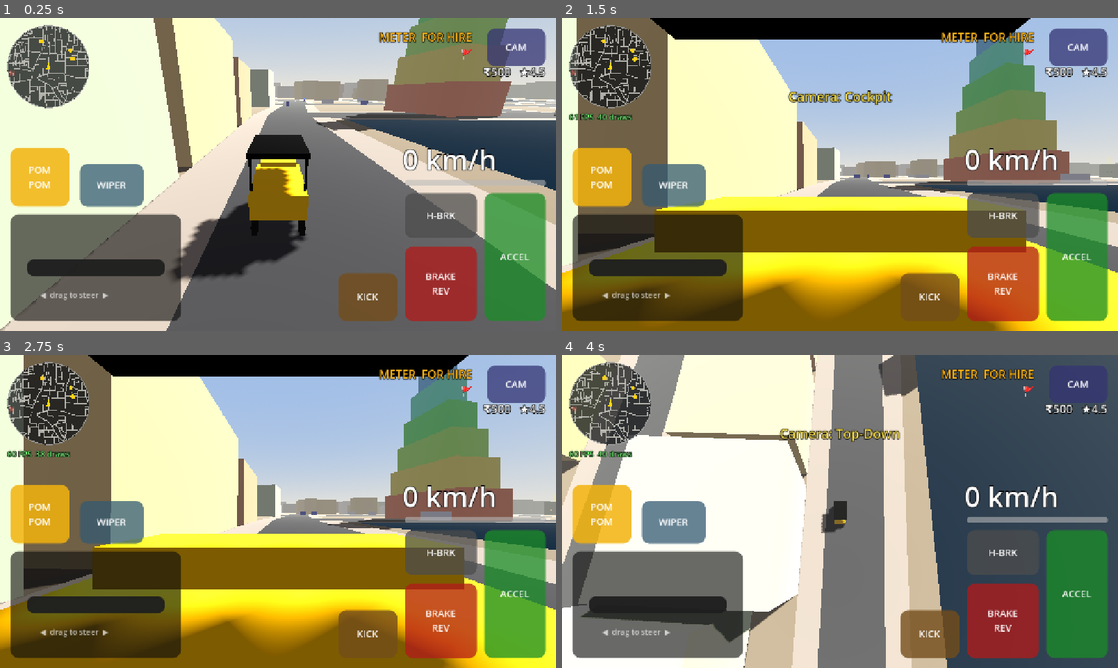
Above: before the commit, frames 1-4 (two rows, left to right).
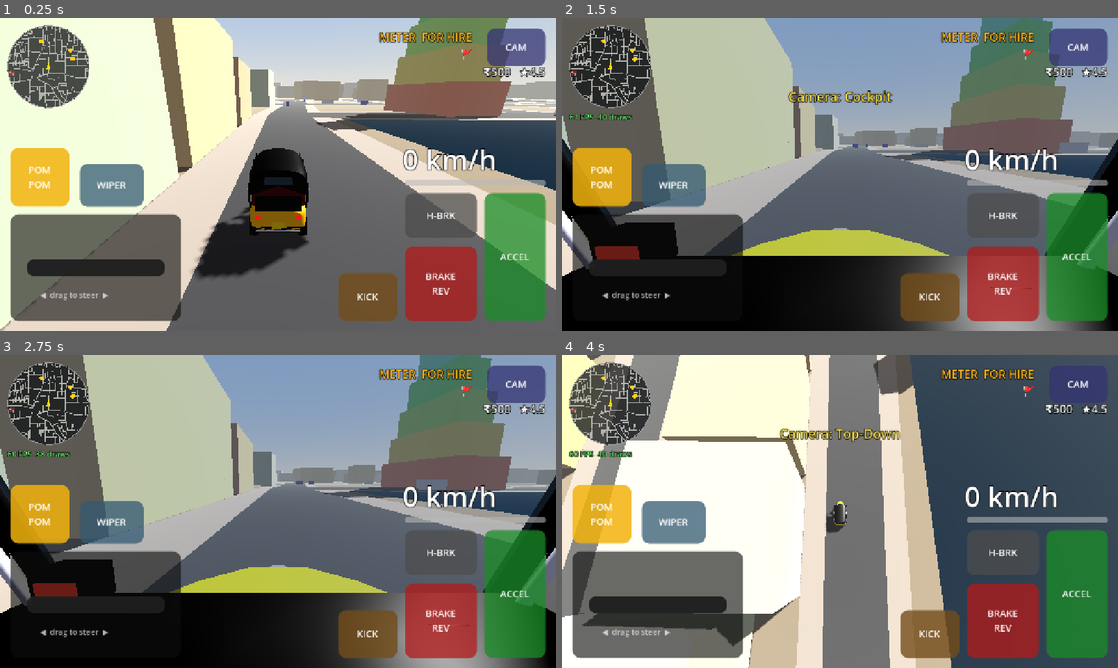
Above: after the commit, the same moments.

Repository: DavidRajPaul/Auto-Simulator-Game-GoDot
Game: Godot game, scene res://scenes/main_chennai.tscn
The game is run twice, just before and just after one commit, with the same random seed, the same clock (stepped at 60 frames per second) and the same inputs.
Inputs (mouse positions are in pixels of both pictures, inside the frame that each line leads up to):
- Up to frame 1 (0.25 s): no input
- Up to frame 2 (1.5 s): move the mouse to (962, 158) at 0.52 s; hold D (steer_right) 0.53-1.25 s; tap C (camera_cycle) at 0.6 s; click (962, 158) at 0.67 s; drag from (728, 190) to (812, 237) at 1.27 s
- Up to frame 3 (2.75 s): move the mouse to (333, 442) at 2.02 s; hold D (steer_right) from 2.03 s (still down); tap K (kick_start) at 2.1 s
- Up to frame 4 (4 s): release D (steer_right) at 2.75 s; drag from (812, 574) to (673, 464) at 2.77 s; move the mouse to (1006, 558) at 3.52 s; hold A (steer_left) from 3.53 s (still down); tap C (camera_cycle) at 3.6 s

The runs differ from the first frame. In frame 1, 3.9% of the frame differs, in the area x 1-100%, y 0-98%; in frame 2, 81%; in frame 3, 82%, in the area x 0-100%, y 0-100%; in frame 4, 5.3%.

Commit message:
feat(art): procedural Bajaj RE auto model (Chennai yellow & black)
- MeshKit: tiny vertex-coloured procedural modelling kit (lofts, lathes, tubes, arcs)
- AutoRickshawModel: tapered snout with headlamp & chrome bumper, tub with skirt,
  black canvas hood, windscreen, pillars & grab rails, maroon bench, handlebar,
  mirrors, fare meter box, mudguards, tail lamps; 3 surfaces, ~1.5k tris
- WheelModel: tyres + chrome hubs, front leading-link fork & mudguard that steer
- Collision box matched to the new body; cockpit camera looks down at the bars
- Test: player auto <= 6,500 triangles

Co-Authored-By: Claude Opus 5.5 <noreply@anthropic.com>
Claude-Session: https://claude.ai/code/session_01NZmjcP87RjyuMBvBCQaTLX

Diff:
--- a/scenes/vehicles/auto_rickshaw.tscn
+++ b/scenes/vehicles/auto_rickshaw.tscn
@@ -3,42 +3,11 @@
 [ext_resource type="Script" path="res://scripts/vehicle/AutoRickshawController.gd" id="1"]
 [ext_resource type="Resource" path="res://data/vehicles/Bajaj_RE_4S.tres" id="2"]
 [ext_resource type="Script" path="res://scripts/vehicle/VehicleAudio.gd" id="3"]
+[ext_resource type="Script" path="res://scripts/vehicle/AutoRickshawModel.gd" id="4"]
+[ext_resource type="Script" path="res://scripts/vehicle/WheelModel.gd" id="5"]
 
 [sub_resource type="BoxShape3D" id="Shape_chassis"]
-size = Vector3(1.3, 0.8, 2.6)
-
-[sub_resource type="StandardMaterial3D" id="Mat_yellow"]
-albedo_color = Color(0.98, 0.78, 0.0, 1)
-
-[sub_resource type="StandardMaterial3D" id="Mat_black"]
-albedo_color = Color(0.06, 0.06, 0.06, 1)
-
-[sub_resource type="StandardMaterial3D" id="Mat_tyre"]
-albedo_color = Color(0.12, 0.12, 0.12, 1)
-
-[sub_resource type="BoxMesh" id="Mesh_body"]
-material = SubResource("Mat_yellow")
-size = Vector3(1.3, 0.6, 2.3)
-
-[sub_resource type="BoxMesh" id="Mesh_cowl"]
-material = SubResource("Mat_yellow")
-size = Vector3(1.1, 0.55, 0.35)
-
-[sub_resource type="BoxMesh" id="Mesh_canopy"]
-material = SubResource("Mat_black")
-size = Vector3(1.36, 0.12, 2.1)
-
-[sub_resource type="BoxMesh" id="Mesh_post"]
-material = SubResource("Mat_black")
-size = Vector3(0.05, 0.85, 0.05)
-
-[sub_resource type="CylinderMesh" id="Mesh_wheel"]
-material = SubResource("Mat_tyre")
-top_radius = 0.2
-bottom_radius = 0.2
-height = 0.13
-radial_segments = 12
-rings = 1
+size = Vector3(1.3, 1.3, 2.62)
 
 [node name="AutoRickshaw" type="RigidBody3D"]
 collision_layer = 2
@@ -48,50 +17,27 @@
 stats = ExtResource("2")
 
 [node name="ChassisCollision" type="CollisionShape3D" parent="."]
-transform = Transform3D(1, 0, 0, 0, 1, 0, 0, 0, 1, 0, 0.0, -0.05)
+transform = Transform3D(1, 0, 0, 0, 1, 0, 0, 0, 1, 0, 0.15, -0.03)
 shape = SubResource("Shape_chassis")
-
-[node name="Body" type="MeshInstance3D" parent="."]
-transform = Transform3D(1, 0, 0, 0, 1, 0, 0, 0, 1, 0, 0.05, 0.05)
-mesh = SubResource("Mesh_body")
-
-[node name="FrontCowl" type="MeshInstance3D" parent="."]
-transform = Transform3D(1, 0, 0, 0, 1, 0, 0, 0, 1, 0, 0.2, -1.0)
-mesh = SubResource("Mesh_cowl")
-
-[node name="Canopy" type="MeshInstance3D" parent="."]
-transform = Transform3D(1, 0, 0, 0, 1, 0, 0, 0, 1, 0, 1.2, 0.0)
-mesh = SubResource("Mesh_canopy")
-
-[node name="PostLeft" type="MeshInstance3D" parent="."]
-transform = Transform3D(1, 0, 0, 0, 1, 0, 0, 0, 1, -0.62, 0.75, 0.9)
-mesh = SubResource("Mesh_post")
-
-[node name="PostRight" type="MeshInstance3D" parent="."]
-transform = Transform3D(1, 0, 0, 0, 1, 0, 0, 0, 1, 0.62, 0.75, 0.9)
-mesh = SubResource("Mesh_post")
 
 [node name="FrontWheelMesh" type="Node3D" parent="."]
 transform = Transform3D(1, 0, 0, 0, 1, 0, 0, 0, 1, 0, -0.64, -1.05)
-
-[node name="Tyre" type="MeshInstance3D" parent="FrontWheelMesh"]
-transform = Transform3D(0, -1, 0, 1, 0, 0, 0, 0, 1, 0, 0, 0)
-mesh = SubResource("Mesh_wheel")
+script = ExtResource("5")
+is_front = true
 
 [node name="RearLeftWheelMesh" type="Node3D" parent="."]
 transform = Transform3D(1, 0, 0, 0, 1, 0, 0, 0, 1, -0.58, -0.64, 0.88)
-
-[node name="Tyre" type="MeshInstance3D" parent="RearLeftWheelMesh"]
-transform = Transform3D(0, -1, 0, 1, 0, 0, 0, 0, 1, 0, 0, 0)
-mesh = SubResource("Mesh_wheel")
+script = ExtResource("5")
+is_front = false
 
 [node name="RearRightWheelMesh" type="Node3D" parent="."]
 transform = Transform3D(1, 0, 0, 0, 1, 0, 0, 0, 1, 0.58, -0.64, 0.88)
-
-[node name="Tyre" type="MeshInstance3D" parent="RearRightWheelMesh"]
-transform = Transform3D(0, -1, 0, 1, 0, 0, 0, 0, 1, 0, 0, 0)
-mesh = SubResource("Mesh_wheel")
+script = ExtResource("5")
+is_front = false
 
 [node name="VehicleAudio" type="Node3D" parent="."]
 transform = Transform3D(1, 0, 0, 0, 1, 0, 0, 0, 1, 0, 0, 0.9)
 script = ExtResource("3")
+
+[node name="Model" type="Node3D" parent="."]
+script = ExtResource("4")
--- /dev/null
+++ b/scripts/vehicle/AutoRickshawModel.gd
@@ -0,0 +1,179 @@
+@tool
+class_name AutoRickshawModel
+extends Node3D
+## Procedural low-poly Bajaj RE "Singara Classic" body (Chennai yellow & black).
+## Built once at load into ONE mesh with 3 surfaces (paint/trim, glass, lamps):
+## ≈ 3 draw calls for the whole body, ~3k triangles (budget 6.5k incl. wheels).
+## Real-world proportions: 2.6 m long, 1.3 m wide, 1.75 m tall, 0.17 m clearance.
+## Phase 5 can swap in an artist's GLTF; this keeps the silhouette honest until then.
+
+const GROUND_Y: float = -0.80 # road height relative to the chassis origin at rest
+
+@export var paint: Color = Color(0.98, 0.76, 0.02) # Chennai auto yellow
+@export var trim: Color = Color(0.07, 0.07, 0.07) # black canopy / skirts
+@export var seat: Color = Color(0.45, 0.08, 0.1) # maroon rexine bench
+@export var chrome: Color = Color(0.82, 0.83, 0.86)
+
+var body_mesh: MeshInstance3D
+
+func _ready() -> void:
+	build()
+
+func g(h: float) -> float:
+	return GROUND_Y + h
+
+func build() -> void:
+	if body_mesh != null:
+		body_mesh.queue_free()
+	var mesh: ArrayMesh = ArrayMesh.new()
+	var st: SurfaceTool = MeshKit.begin()
+	_build_body(st)
+	var opaque: StandardMaterial3D = StandardMaterial3D.new()
+	opaque.vertex_color_use_as_albedo = true
+	opaque.vertex_color_is_srgb = true
+	opaque.roughness = 0.42
+	opaque.metallic_specular = 0.6
+	opaque.cull_mode = BaseMaterial3D.CULL_DISABLED # thin canvas & arches are single sheets
+	MeshKit.finish(st, opaque, mesh)
+
+	var glass: SurfaceTool = MeshKit.begin()
+	_build_glass(glass)
+	var glass_mat: StandardMaterial3D = StandardMaterial3D.new()
+	glass_mat.vertex_color_use_as_albedo = true
+	glass_mat.transparency = BaseMaterial3D.TRANSPARENCY_ALPHA
+	glass_mat.roughness = 0.05
+	glass_mat.cull_mode = BaseMaterial3D.CULL_DISABLED
+	MeshKit.finish(glass, glass_mat, mesh)
+
+	var lamps: SurfaceTool = MeshKit.begin()
+	_build_lamps(lamps)
+	var lamp_mat: StandardMaterial3D = StandardMaterial3D.new()
+	lamp_mat.vertex_color_use_as_albedo = true
+	lamp_mat.shading_mode = BaseMaterial3D.SHADING_MODE_UNSHADED
+	lamp_mat.cull_mode = BaseMaterial3D.CULL_DISABLED
+	MeshKit.finish(lamps, lamp_mat, mesh)
+
+	body_mesh = MeshInstance3D.new()
+	body_mesh.name = "BodyMesh"
+	body_mesh.mesh = mesh
+	add_child(body_mesh)
+
+func triangle_count() -> int:
+	var n: int = 0
+	if body_mesh == null:
+		return 0
+	for s: int in body_mesh.mesh.get_surface_count():
+		n += (body_mesh.mesh.surface_get_arrays(s)[Mesh.ARRAY_VERTEX] as PackedVector3Array).size() / 3
+	return n
+
+# --- Body -------------------------------------------------------------------
+
+func _build_body(st: SurfaceTool) -> void:
+	var dark_paint: Color = paint.darkened(0.25)
+
+	# Passenger tub: rounded section from the driver bulkhead back to the rounded tail.
+	var tub: Array[PackedVector3Array] = []
+	var tub_z: Array[float] = [-0.42, 0.0, 0.6, 1.05, 1.2, 1.27]
+	var tub_w: Array[float] = [1.20, 1.28, 1.30, 1.28, 1.20, 1.02]
+	var tub_top: Array[float] = [0.80, 0.80, 0.82, 0.84, 0.84, 0.80]
+	for i: int in tub_z.size():
+		tub.append(MeshKit.rounded_ring(tub_z[i], tub_w[i], g(0.30), g(tub_top[i]), 0.13))
+	MeshKit.loft(st, tub, paint, true, true, true)
+	# Black skirt band along the bottom of the tub.
+	var skirt: Array[PackedVector3Array] = []
+	for i: int in tub_z.size():
+		skirt.append(MeshKit.rounded_ring(tub_z[i], tub_w[i] + 0.02, g(0.28), g(0.42), 0.06))
+	MeshKit.loft(st, skirt, trim, true, true, true)
+
+	# Front nose / cowl: the iconic tapering Bajaj snout, top rising into the dash.
+	var nose: Array[PackedVector3Array] = []
+	var nz: Array[float] = [-0.42, -0.70, -0.98, -1.18, -1.30]
+	var nw: Array[float] = [1.20, 1.02, 0.80, 0.62, 0.50]
+	var nb: Array[float] = [0.30, 0.32, 0.36, 0.42, 0.48]
+	var nt: Array[float] = [1.08, 1.06, 1.00, 0.94, 0.86]
+	for i: int in nz.size():
+		nose.append(MeshKit.rounded_ring(nz[i], nw[i], g(nb[i]), g(nt[i]), 0.16))
+	MeshKit.loft(st, nose, paint, true, false, true)
+	# Chrome strip around the snout's nose.
+	MeshKit.loft(st, [MeshKit.rounded_ring(-1.24, 0.585, g(0.445), g(0.905), 0.16), MeshKit.rounded_ring(-1.27, 0.555, g(0.46), g(0.885), 0.16)], chrome, true)
+	# Dashboard lip under the windscreen.
+	MeshKit.box(st, Vector3(0, g(1.10), -0.55), Vector3(1.08, 0.05, 0.22), trim)
+
+	# Canopy: black canvas arch from the windscreen header to the rear.
+	var arch: Array[PackedVector3Array] = []
+	var cz: Array[float] = [-0.66, -0.55, 0.0, 0.6, 1.08, 1.22]
+	var cw: Array[float] = [1.20, 1.30, 1.34, 1.34, 1.32, 1.22]
+	for i: int in cz.size():
+		arch.append(_arch(cz[i], cw[i] * 0.5, g(1.18), g(1.76)))
+	MeshKit.loft(st, arch, trim, false)
+	# Rear canopy panel (closed back with a small window, drawn in the glass pass).
+	_fan(st, arch[arch.size() - 1], Vector3(0, g(1.40), 1.22), trim)
+	MeshKit.box(st, Vector3(0, g(1.0), 1.24), Vector3(1.0, 0.36, 0.03), trim)
+	# Pillars: windscreen A-pillars, B-pillars behind the driver, rear C-pillars.
+	for sx: float in [-1.0, 1.0]:
+		MeshKit.tube(st, Vector3(sx * 0.55, g(1.08), -0.70), Vector3(sx * 0.62, g(1.66), -0.58), 0.025, trim)
+		MeshKit.tube(st, Vector3(sx * 0.63, g(0.82), 0.02), Vector3(sx * 0.66, g(1.30), 0.02), 0.022, chrome)
+		MeshKit.tube(st, Vector3(sx * 0.62, g(0.84), 1.15), Vector3(sx * 0.64, g(1.25), 1.15), 0.025, trim)
+		# Chrome grab rail along the passenger opening.
+		MeshKit.tube(st, Vector3(sx * 0.665, g(1.28), 0.02), Vector3(sx * 0.665, g(1.26), 1.12), 0.018, chrome)
+		# Rear mudguards over the drive wheels.
+		MeshKit.arc_shell(st, Vector3(sx * 0.58, g(0.20), 0.88), 0.27, 0.2, deg_to_rad(-15.0), deg_to_rad(195.0), trim)
+		# Mirror stalks + heads.
+		MeshKit.tube(st, Vector3(sx * 0.50, g(1.10), -0.62), Vector3(sx * 0.68, g(1.32), -0.66), 0.012, chrome)
+		MeshKit.box(st, Vector3(sx * 0.70, g(1.36), -0.66), Vector3(0.09, 0.13, 0.03), trim)
+		# Side indicator housings on the snout.
+		MeshKit.box(st, Vector3(sx * 0.33, g(0.78), -1.14), Vector3(0.07, 0.05, 0.06), dark_paint)
+
+	# Seats.
+	MeshKit.box(st, Vector3(0, g(0.88), -0.12), Vector3(0.46, 0.10, 0.36), trim) # driver
+	MeshKit.box(st, Vector3(0, g(0.89), 0.78), Vector3(1.16, 0.12, 0.52), seat) # rear bench
+	MeshKit.box(st, Vector3(0, g(1.12), 1.08), Vector3(1.16, 0.40, 0.10), seat, Basis(Vector3.RIGHT, deg_to_rad(-8.0)))
+
+	# Handlebar, steering column, fare meter box.
+	MeshKit.tube(st, Vector3(0, g(0.70), -0.78), Vector3(0, g(1.08), -0.60), 0.03, trim)
+	MeshKit.tube(st, Vector3(-0.34, g(1.10), -0.56), Vector3(0.34, g(1.10), -0.56), 0.017, chrome)
+	MeshKit.tube(st, Vector3(-0.34, g(1.10), -0.56), Vector3(-0.27, g(1.10), -0.56), 0.026, trim)
+	MeshKit.tube(st, Vector3(0.27, g(1.10), -0.56), Vector3(0.34, g(1.10), -0.56), 0.026, trim)
+	MeshKit.box(st, Vector3(-0.44, g(1.16), -0.64), Vector3(0.11, 0.08, 0.07), trim) # meter box
+
+	# Front chrome bumper guard + number plate.
+	MeshKit.tube(st, Vector3(-0.36, g(0.40), -1.36), Vector3(0.36, g(0.40), -1.36), 0.02, chrome)
+	for sx: float in [-0.3, 0.3]:
+		MeshKit.tube(st, Vector3(sx, g(0.40), -1.36), Vector3(sx * 0.8, g(0.52), -1.28), 0.016, chrome)
+	MeshKit.box(st, Vector3(0, g(0.58), -1.315), Vector3(0.26, 0.10, 0.02), Color(0.95, 0.85, 0.1))
+	MeshKit.box(st, Vector3(0, g(0.48), 1.285), Vector3(0.32, 0.12, 0.02), Color(0.95, 0.85, 0.1))
+	# Rear bumper bar.
+	MeshKit.tube(st, Vector3(-0.5, g(0.34), 1.31), Vector3(0.5, g(0.34), 1.31), 0.02, chrome)
+
+## Canopy cross-section: open arch from left side, over the roof, to right side.
+func _arch(z: float, half_w: float, y_side: float, y_top: float) -> PackedVector3Array:
+	var pts: PackedVector3Array = PackedVector3Array()
+	var n: int = 10
+	for i: int in n + 1:
+		var t: float = PI * float(i) / float(n) # 0 = right side, PI = left side
+		var c: float = cos(t)
+		var s: float = pow(sin(t), 0.32) # flat-topped hood
+		pts.append(Vector3(c * half_w, y_side + (y_top - y_side) * s, z))
+	return pts
+
+func _fan(st: SurfaceTool, ring: PackedVector3Array, centre: Vector3, colour: Color) -> void:
+	st.set_color(colour)
+	st.set_smooth_group(-1)
+	for i: int in ring.size() - 1:
+		st.add_vertex(centre)
+		st.add_vertex(ring[i])
+		st.add_vertex(ring[i + 1])
+
+func _build_glass(st: SurfaceTool) -> void:
+	var tint: Color = Color(0.55, 0.7, 0.8, 0.32)
+	MeshKit.quad(st, Vector3(-0.54, g(1.10), -0.70), Vector3(0.54, g(1.10), -0.70), Vector3(0.6, g(1.66), -0.58), Vector3(-0.6, g(1.66), -0.58), tint)
+	MeshKit.quad(st, Vector3(-0.32, g(1.42), 1.225), Vector3(0.32, g(1.42), 1.225), Vector3(0.28, g(1.62), 1.225), Vector3(-0.28, g(1.62), 1.225), tint)
+
+func _build_lamps(st: SurfaceTool) -> void:
+	MeshKit.disc(st, Vector3(0, g(0.80), -1.305), Vector3.BACK * -1.0, 0.085, Color(1.0, 0.98, 0.85), 14) # headlamp
+	MeshKit.disc(st, Vector3(0, g(0.80), -1.300), Vector3.FORWARD, 0.105, chrome.darkened(0.2), 14)
+	for sx: float in [-1.0, 1.0]:
+		MeshKit.box(st, Vector3(sx * 0.37, g(0.78), -1.14), Vector3(0.02, 0.035, 0.045), Color(1.0, 0.55, 0.05)) # indicators
+		MeshKit.box(st, Vector3(sx * 0.46, g(0.68), 1.275), Vector3(0.12, 0.08, 0.02), Color(0.9, 0.05, 0.05)) # tail lamps
+	# Red digits on the fare meter, facing the driver.
+	MeshKit.box(st, Vector3(-0.44, g(1.165), -0.603), Vector3(0.08, 0.03, 0.005), Color(1.0, 0.12, 0.08))
--- a/scripts/vehicle/CameraRig.gd
+++ b/scripts/vehicle/CameraRig.gd
@@ -38,7 +38,7 @@
 	match mode:
 		Mode.COCKPIT:
 			# Cockpit is rigid to the chassis so the handlebar view never lags.
-			_camera.global_transform = _target.global_transform.translated_local(COCKPIT_OFFSET)
+			_camera.global_transform = _target.global_transform.translated_local(COCKPIT_OFFSET).rotated_local(Vector3.RIGHT, -0.16) # look down at bars & snout
 			_camera.fov = 78.0
 			return
 		Mode.TOP_DOWN:
--- /dev/null
+++ b/scripts/vehicle/MeshKit.gd
@@ -0,0 +1,156 @@
+class_name MeshKit
+extends RefCounted
+## Tiny procedural-modelling kit for low-poly vehicles and props. Everything is emitted
+## into a SurfaceTool with vertex colours, so a whole model can share one material
+## (= one draw call). Smooth groups: lofts/lathes are smoothed, boxes stay faceted.
+
+static var _next_smooth_group: int = 1
+
+static func begin() -> SurfaceTool:
+	var st: SurfaceTool = SurfaceTool.new()
+	st.begin(Mesh.PRIMITIVE_TRIANGLES)
+	return st
+
+static func finish(st: SurfaceTool, material: Material, into: ArrayMesh = null) -> ArrayMesh:
+	st.generate_normals()
+	var mesh: ArrayMesh = st.commit(into)
+	mesh.surface_set_material(mesh.get_surface_count() - 1, material)
+	return mesh
+
+static func _tri(st: SurfaceTool, a: Vector3, b: Vector3, c: Vector3) -> void:
+	st.add_vertex(a)
+	st.add_vertex(b)
+	st.add_vertex(c)
+
+static func quad(st: SurfaceTool, a: Vector3, b: Vector3, c: Vector3, d: Vector3, colour: Color, smooth: bool = false) -> void:
+	st.set_color(colour)
+	st.set_smooth_group(0 if smooth else -1)
+	# a-b-c-d counter-clockwise when seen from the outside (Godot front face = clockwise
+	# in screen space, so emit a, c, b order).
+	_tri(st, a, c, b)
+	_tri(st, a, d, c)
+
+## Axis-aligned box (optionally rotated by `basis` around `center`).
+static func box(st: SurfaceTool, center: Vector3, size: Vector3, colour: Color, basis: Basis = Basis.IDENTITY) -> void:
+	var h: Vector3 = size * 0.5
+	var c: Array[Vector3] = []
+	for i: int in 8:
+		var p: Vector3 = Vector3(h.x if i & 1 else -h.x, h.y if i & 2 else -h.y, h.z if i & 4 else -h.z)
+		c.append(center + basis * p)
+	# faces: -x, +x, -y, +y, -z, +z
+	quad(st, c[0], c[4], c[6], c[2], colour)
+	quad(st, c[1], c[3], c[7], c[5], colour)
+	quad(st, c[0], c[1], c[5], c[4], colour)
+	quad(st, c[2], c[6], c[7], c[3], colour)
+	quad(st, c[0], c[2], c[3], c[1], colour)
+	quad(st, c[4], c[5], c[7], c[6], colour)
+
+## Rounded-rectangle cross-section in the XY plane at depth z (CCW seen from -Z).
+static func rounded_ring(z: float, width: float, y_bottom: float, y_top: float, radius: float, segs_per_corner: int = 3) -> PackedVector3Array:
+	var out: PackedVector3Array = PackedVector3Array()
+	var r: float = minf(radius, minf(width, y_top - y_bottom) * 0.5 - 0.001)
+	var hw: float = width * 0.5
+	var centres: Array[Vector2] = [Vector2(hw - r, y_bottom + r), Vector2(hw - r, y_top - r), Vector2(-hw + r, y_top - r), Vector2(-hw + r, y_bottom + r)]
+	var start_angles: Array[float] = [-PI * 0.5, 0.0, PI * 0.5, PI]
+	for k: int in 4:
+		for s: int in segs_per_corner + 1:
+			var a: float = start_angles[k] + (PI * 0.5) * float(s) / float(segs_per_corner)
+			out.append(Vector3(centres[k].x + cos(a) * r, centres[k].y + sin(a) * r, z))
+	return out
+
+## Join consecutive rings (same point count) into a smooth skin; optional end caps.
+static func loft(st: SurfaceTool, rings: Array[PackedVector3Array], colour: Color, closed_ring: bool = true, cap_start: bool = false, cap_end: bool = false, flip: bool = false) -> void:
+	var group: int = _next_smooth_group
+	_next_smooth_group += 1
+	st.set_color(colour)
+	for r: int in range(1, rings.size()):
+		var a: PackedVector3Array = rings[r - 1]
+		var b: PackedVector3Array = rings[r]
+		var n: int = a.size()
+		var limit: int = n if closed_ring else n - 1
+		for i: int in limit:
+			var j: int = (i + 1) % n
+			st.set_smooth_group(group)
+			if flip:
+				_tri(st, a[i], a[j], b[i])
+				_tri(st, a[j], b[j], b[i])
+			else:
+				_tri(st, a[i], b[i], a[j])
+				_tri(st, a[j], b[i], b[j])
+	if cap_start:
+		_cap(st, rings[0], colour, not flip)
+	if cap_end:
+		_cap(st, rings[rings.size() - 1], colour, flip)
+
+static func _cap(st: SurfaceTool, ring: PackedVector3Array, colour: Color, reverse: bool) -> void:
+	var c: Vector3 = Vector3.ZERO
+	for p: Vector3 in ring:
+		c += p
+	c /= float(ring.size())
+	st.set_color(colour)
+	st.set_smooth_group(-1)
+	for i: int in ring.size():
+		var j: int = (i + 1) % ring.size()
+		if reverse:
+			_tri(st, c, ring[j], ring[i])
+		else:
+			_tri(st, c, ring[i], ring[j])
+
+## Revolve a 2D profile (x = radius, y = position along axis) around the local X axis.
+static func lathe_x(st: SurfaceTool, center: Vector3, profile: PackedVector2Array, segments: int, colour: Color) -> void:
+	var rings: Array[PackedVector3Array] = []
+	for p: Vector2 in profile:
+		var ring: PackedVector3Array = PackedVector3Array()
+		for s: int in segments:
+			var a: float = TAU * float(s) / float(segments)
+			ring.append(center + Vector3(p.y, cos(a) * p.x, sin(a) * p.x))
+		rings.append(ring)
+	loft(st, rings, colour, true)
+
+## Cylinder between two points.
+static func tube(st: SurfaceTool, from: Vector3, to: Vector3, radius: float, colour: Color, segments: int = 8) -> void:
+	var axis: Vector3 = (to - from).normalized()
+	var ref: Vector3 = Vector3.UP if absf(axis.dot(Vector3.UP)) < 0.9 else Vector3.RIGHT
+	var u: Vector3 = axis.cross(ref).normalized()
+	var v: Vector3 = axis.cross(u).normalized()
+	var ra: PackedVector3Array = PackedVector3Array()
+	var rb: PackedVector3Array = PackedVector3Array()
+	for s: int in segments:
+		var a: float = TAU * float(s) / float(segments)
+		var off: Vector3 = (u * cos(a) + v * sin(a)) * radius
+		ra.append(from + off)
+		rb.append(to + off)
+	loft(st, [ra, rb], colour, true, true, true)
+
+## Flat disc facing `normal`.
+static func disc(st: SurfaceTool, center: Vector3, normal: Vector3, radius: float, colour: Color, segments: int = 12) -> void:
+	var n: Vector3 = normal.normalized()
+	var ref: Vector3 = Vector3.UP if absf(n.dot(Vector3.UP)) < 0.9 else Vector3.RIGHT
+	var u: Vector3 = n.cross(ref).normalized()
+	var v: Vector3 = n.cross(u).normalized()
+	st.set_color(colour)
+	st.set_smooth_group(-1)
+	for s: int in segments:
+		var a0: float = TAU * float(s) / float(segments)
+		var a1: float = TAU * float(s + 1) / float(segments)
+		_tri(st, center, center + (u * cos(a1) + v * sin(a1)) * radius, center + (u * cos(a0) + v * sin(a0)) * radius)
+
+## Curved shell (mudguard) around the X axis: arc from angle a0 to a1 (radians, 0 = +Z).
+static func arc_shell(st: SurfaceTool, center: Vector3, radius: float, width: float, a0: float, a1: float, colour: Color, segments: int = 8) -> void:
+	var left: PackedVector3Array = PackedVector3Array()
+	var right: PackedVector3Array = PackedVector3Array()
+	for s: int in segments + 1:
+		var a: float = lerpf(a0, a1, float(s) / float(segments))
+		var p: Vector3 = Vector3(0.0, sin(a) * radius, cos(a) * radius)
+		left.append(center + p + Vector3(-width * 0.5, 0, 0))
+		right.append(center + p + Vector3(width * 0.5, 0, 0))
+	var group: int = _next_smooth_group
+	_next_smooth_group += 1
+	st.set_color(colour)
+	for i: int in segments:
+		st.set_smooth_group(group)
+		# double-sided: both windings
+		_tri(st, left[i], right[i], left[i + 1])
+		_tri(st, left[i + 1], right[i], right[i + 1])
+		_tri(st, left[i], left[i + 1], right[i])
+		_tri(st, left[i + 1], right[i + 1], right[i])
--- /dev/null
+++ b/scripts/vehicle/WheelModel.gd
@@ -0,0 +1,38 @@
+@tool
+class_name WheelModel
+extends Node3D
+## Procedural tyre + chrome hub (+ leading-link fork and mudguard on the front wheel).
+## One vertex-coloured surface = 1 draw call per wheel. Node origin = wheel centre;
+## AutoRickshawController moves/steers this node with the suspension.
+
+@export var is_front: bool = false
+@export var radius: float = 0.203
+@export var width: float = 0.12
+
+func _ready() -> void:
+	var st: SurfaceTool = MeshKit.begin()
+	var rubber: Color = Color(0.09, 0.09, 0.09)
+	var r: float = radius
+	var w: float = width * 0.5
+	MeshKit.lathe_x(st, Vector3.ZERO, PackedVector2Array([
+		Vector2(r * 0.6, -w), Vector2(r * 0.86, -w * 1.08), Vector2(r * 0.98, -w * 0.7),
+		Vector2(r, 0.0), Vector2(r * 0.98, w * 0.7), Vector2(r * 0.86, w * 1.08), Vector2(r * 0.6, w)]), 16, rubber)
+	for side: float in [-1.0, 1.0]:
+		MeshKit.disc(st, Vector3(side * w * 1.0, 0, 0), Vector3(side, 0, 0), r * 0.6, Color(0.78, 0.79, 0.82), 14)
+		MeshKit.disc(st, Vector3(side * w * 1.02, 0, 0), Vector3(side, 0, 0), r * 0.18, Color(0.25, 0.25, 0.27), 8)
+	if is_front:
+		var black: Color = Color(0.07, 0.07, 0.07)
+		for side: float in [-1.0, 1.0]:
+			# Leading-link fork: arm from the axle back to the pivot, then up into the snout.
+			MeshKit.tube(st, Vector3(side * 0.085, 0, 0), Vector3(side * 0.085, 0.05, 0.16), 0.022, black)
+			MeshKit.tube(st, Vector3(side * 0.085, 0.05, 0.16), Vector3(side * 0.07, 0.40, 0.12), 0.026, black)
+		MeshKit.arc_shell(st, Vector3.ZERO, r + 0.05, 0.15, deg_to_rad(15.0), deg_to_rad(165.0), Color(0.98, 0.76, 0.02))
+	var mat: StandardMaterial3D = StandardMaterial3D.new()
+	mat.vertex_color_use_as_albedo = true
+	mat.vertex_color_is_srgb = true
+	mat.roughness = 0.6
+	mat.cull_mode = BaseMaterial3D.CULL_DISABLED
+	var mi: MeshInstance3D = MeshInstance3D.new()
+	mi.name = "WheelMesh"
+	mi.mesh = MeshKit.finish(st, mat)
+	add_child(mi)
--- a/tests/run_phase1_tests.gd
+++ b/tests/run_phase1_tests.gd
@@ -57,6 +57,7 @@
 	await _test_water_stall_and_kick_start(auto)
 	_test_passenger_mass(auto)
 	await _test_audio(auto)
+	_test_model(auto)
 	_check("No traffic instantiate/free during driving", traffic.get_child_count() == child_count_before,
 		"children %d -> %d" % [child_count_before, traffic.get_child_count()])
 
@@ -234,6 +235,19 @@
 	Input.action_release("accelerate")
 	_check("Engine pitch rises with speed", engine.pitch_scale > idle_pitch + 0.3, "pitch %.2f -> %.2f at %.0f km/h" % [idle_pitch, engine.pitch_scale, auto.current_speed_kmh])
 
+func _test_model(auto: AutoRickshawController) -> void:
+	var model: AutoRickshawModel = auto.get_node_or_null("Model") as AutoRickshawModel
+	_check("Procedural Bajaj RE body present", model != null and model.body_mesh != null)
+	if model == null:
+		return
+	var tris: int = model.triangle_count()
+	for w: String in ["FrontWheelMesh", "RearLeftWheelMesh", "RearRightWheelMesh"]:
+		var wm: MeshInstance3D = auto.get_node(w).get_node_or_null("WheelMesh") as MeshInstance3D
+		if wm != null:
+			tris += (wm.mesh.surface_get_arrays(0)[Mesh.ARRAY_VERTEX] as PackedVector3Array).size() / 3
+	_check("Player auto ≤ 6,500 triangles (assets budget)", tris > 500 and tris <= 6500, "%d tris" % tris)
+	_check("Body is ≤ 3 surfaces (draw calls)", model.body_mesh.mesh.get_surface_count() <= 3)
+
 # --- Helpers ---------------------------------------------------------------
 
 func _physics(frames: int) -> void:
Binary file added: docs/auto_model_front.png
Binary file added: docs/auto_model_rear.png
Not shown, added: scripts/vehicle/AutoRickshawModel.gd.uid
Not shown, added: scripts/vehicle/MeshKit.gd.uid
Not shown, added: scripts/vehicle/WheelModel.gd.uid
Not shown, added: tests/_shots.gd.uid
